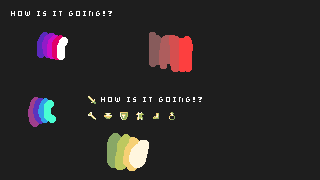
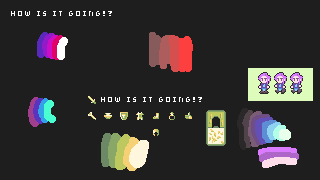
Layered file, before and after one edit (320x180). Changes by layer:
added layer "character" above "Layer #2" over [237, 72, 303, 168]
added layer "Layer #2" above "Layer #1" over [248, 68, 313, 101]
added layer "Layer #1" above "Layer" over [101, 116, 220, 167]
painted on "Layer" over [153, 110, 226, 146]
